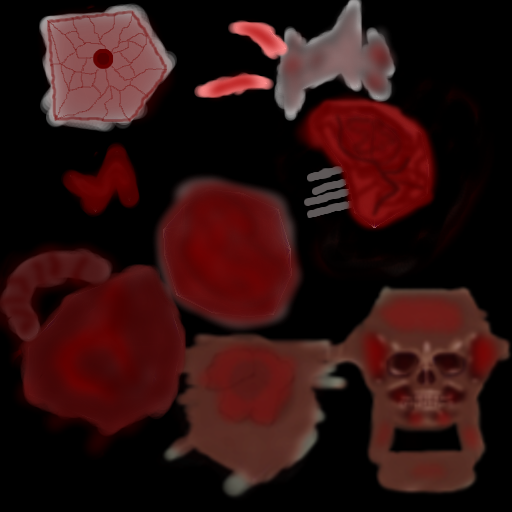
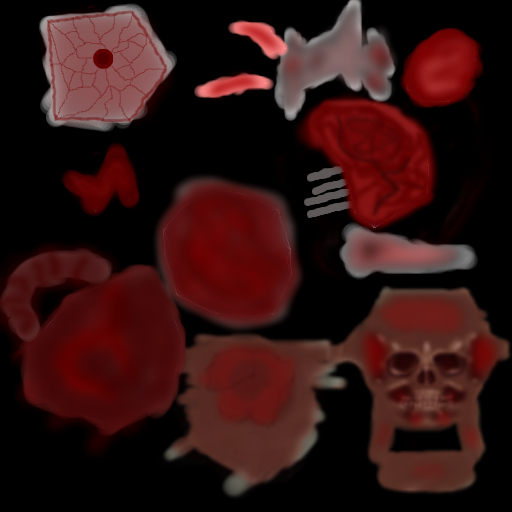
Two versions of the same layered image (512px x 512px). Layer-by-layer changes:
painted on "Pasted Layer#1" over [339, 27, 485, 280]
painted on "Background" over [346, 33, 476, 275]
